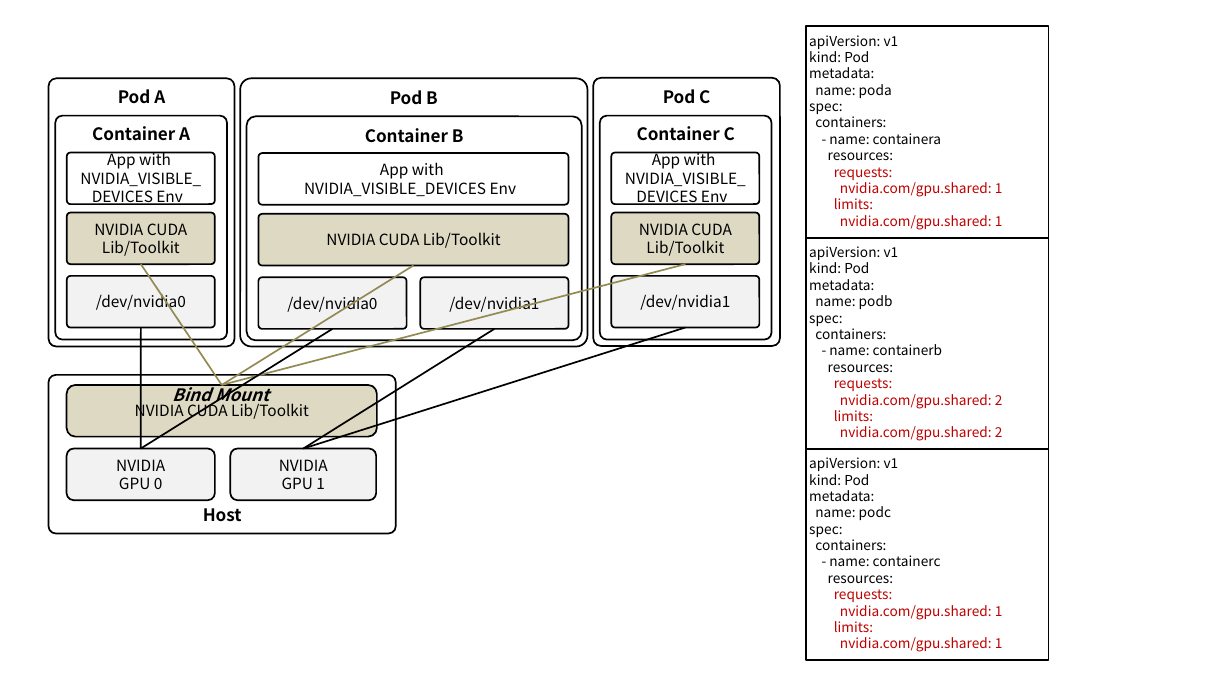
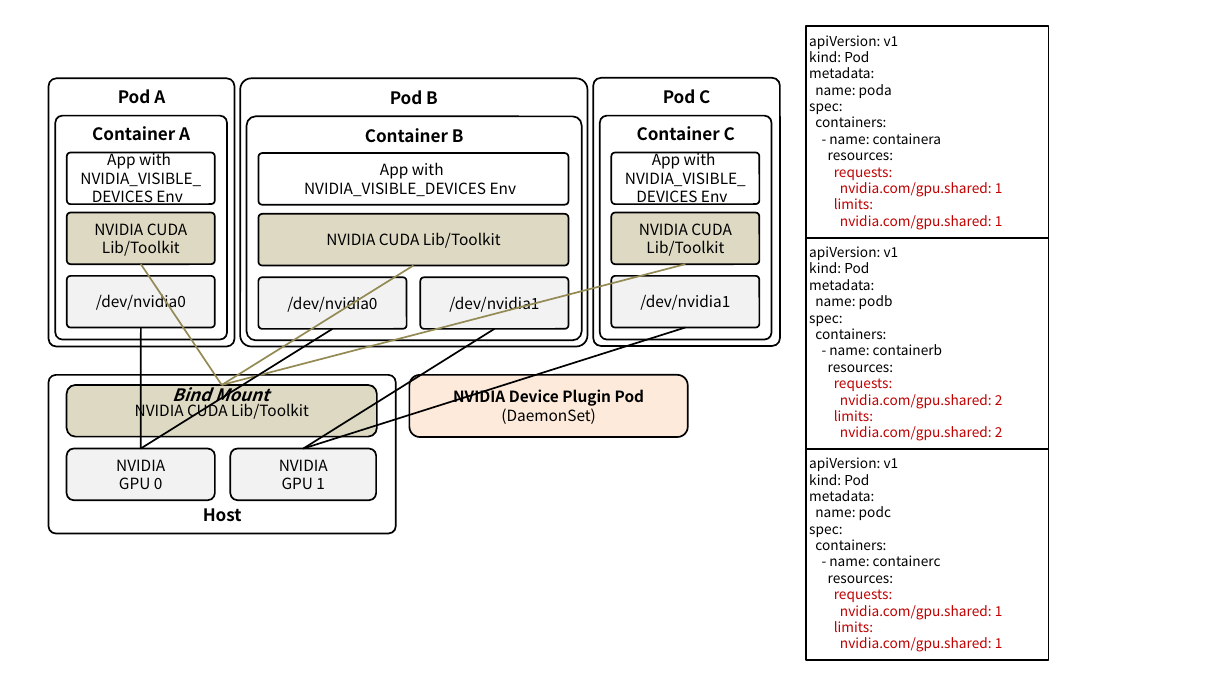
Before and after one commit to ssup2/blog-software, a slide deck: slide 4 of content/docs/theory-analysis/kubernetes-nvidia-device-plugin/images/images.pptx. Drawn at 1232x693 pixels with LibreOffice and Linux fonts; fonts in the diff are those of the drawing. Boxes give left, top, right and bottom in pixels: in the first picture for what was removed or moved away, otherwise in the second. Text is boxed around its words. In the diff, an @@ line names an element or a change of style, - is before the commit and + after.

```diff
--- a/content/docs/theory-analysis/kubernetes-nvidia-device-plugin/images/images.pptx
+++ b/content/docs/theory-analysis/kubernetes-nvidia-device-plugin/images/images.pptx
@@ rounded rectangle added at (x1=409, y1=375, x2=687, y2=436), fill #FDEADA, outline #000000 1 pt, 9 pt, text #000000, bold @@
+NVIDIA Device Plugin Pod
+(DaemonSet)
```
Also in this commit, not shown: 4 other slides changed, 1 slide added, 7 other files.
